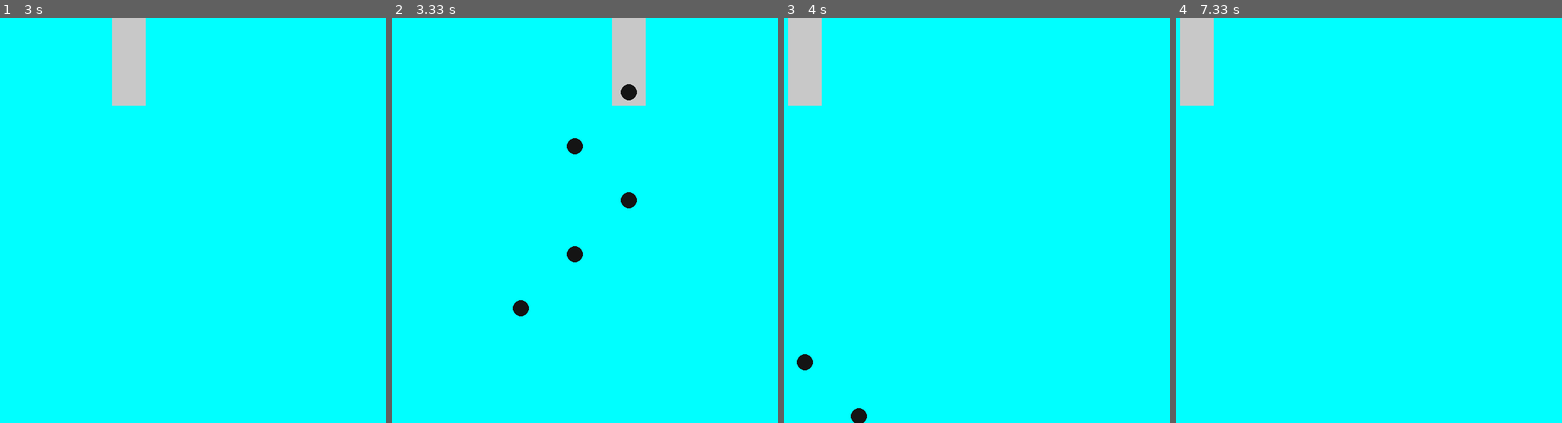
Above: before the commit, frames 1-4 (left to right).
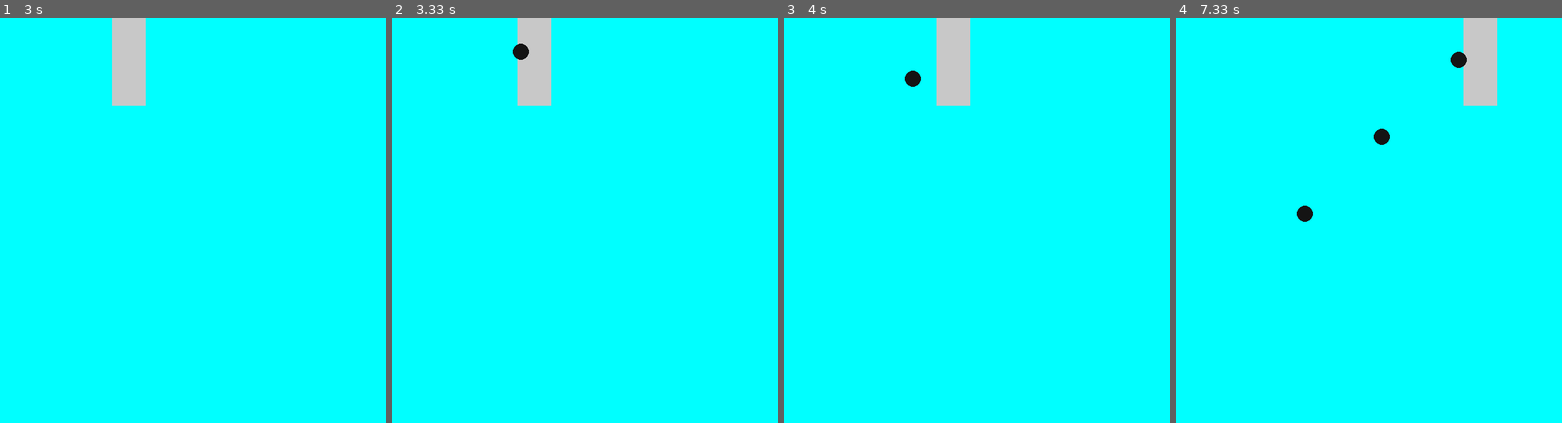
Above: after the commit, the same moments.

Repository: craigmaloney/pygame_2014_mug_code
Game: pygame game, started from main.py
The game is run twice, just before and just after one commit, with the same random seed, the same clock (stepped at 60 frames per second) and the same inputs. The source is Python 2; it was converted automatically to run under Python 3.
Inputs:
- Up to frame 1 (3 s): no input
- Up to frame 2 (3.33 s): no input
- Up to frame 3 (4 s): no input
- Up to frame 4 (7.33 s): no input

Frame 1 is identical in both runs. In frame 2, 4.3% of the frame differs, in the area x 31-66%, y 0-74%; in frame 3, 4.2%; in frame 4, 4.2%.

Commit message:
More fine-tuning

Diff:
--- a/main.py
+++ b/main.py
@@ -53,10 +53,10 @@
         self.rect.center = (self.x, self.y)
 
         # AKA the level
-        self.madness = 40
+        self.madness = 2
+        self.num_bombs = self.set_num_bombs()
         self.speed = 2 * (self.madness / 2)
         self.bomb_rate_miliseconds = self.set_bomb_rate_miliseconds()
-        self.num_bombs = 10
         self.dx = self.speed
         self.dropping_bombs = False
         self.change_direction()
@@ -67,14 +67,17 @@
             brms = 50
         return brms
 
+    def set_num_bombs(self):
+        return self.madness * 5
+
     def update(self):
         if self.dropping_bombs:
             self.x += self.dx
-            if self.x > SCREENRECT.size[0]:
-                self.x = SCREENRECT.size[0]
+            if self.x > SCREENRECT.size[0] - 50:
+                self.x = SCREENRECT.size[0] - 50
                 self.dx *= -1
-            if self.x < 0:
-                self.x = 0
+            if self.x < 50:
+                self.x = 50
                 self.dx *= -1
         self.rect.center = (self.x, self.y)
 
@@ -93,13 +96,12 @@
             self.set_bomber_timer(0)
 
     def change_direction(self):
-        if self.num_bombs > 0:
-            new_direction = random.randint(-1, 1)
-            if new_direction != 0:
-                self.dx = new_direction * self.speed
-                pygame.time.set_timer(
-                    CHANGE_DIRECTION,
-                    int(self.bomb_rate_miliseconds))
+        new_direction = random.randint(-1, 1)
+        if new_direction != 0:
+            self.dx = new_direction * self.speed
+            pygame.time.set_timer(
+                CHANGE_DIRECTION,
+                int(self.bomb_rate_miliseconds))
 
 
 def main():
